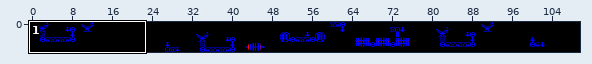
Tiled map: art/maps/level-6.tmx. The picture above shows the old version from afar; the outline marks the close-up.
Close-up. First the earlier version:
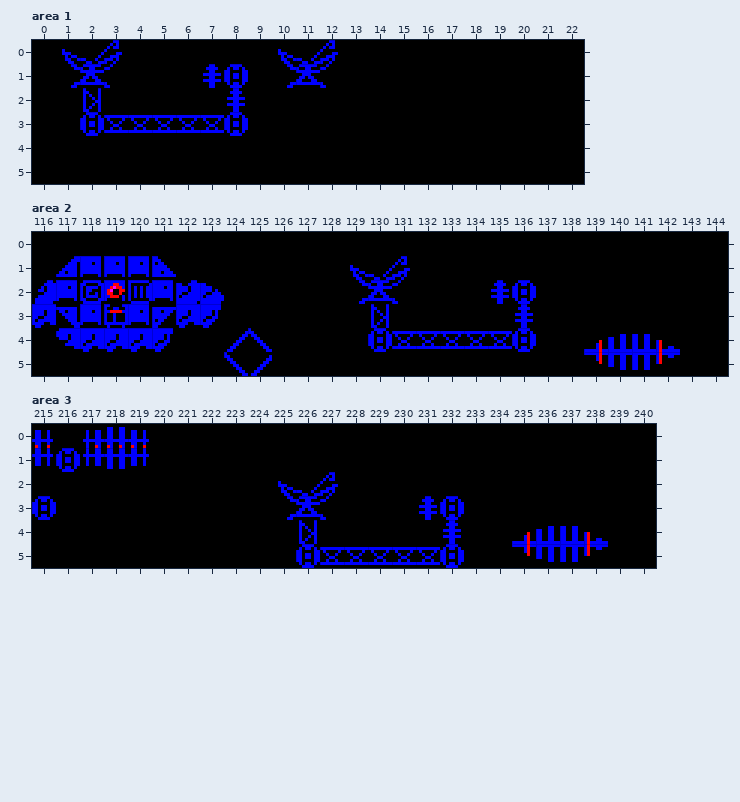
Cells are 8x8 px. Shown: area 1 x 0..22, y 0..5; area 2 x 116..144, y 0..5; area 3 x 215..240, y 0..5. The commit also changed other parts of the map, which this record leaves out.
The same view after the edit:
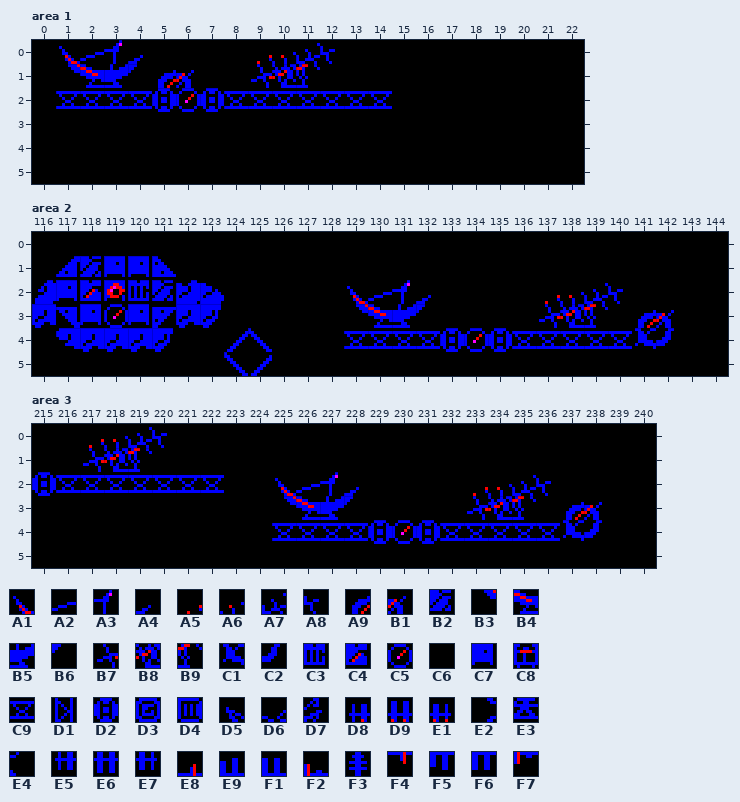
Key: from "Relay": A1 48 "Receiver dish", A2 49, A3 50, A4 51, A5 52 "Yagi array", A6 53, A7 54, A8 55, A9 56 "Feed horn", B1 57, B2 58 "Armour seam", B3 60, B4 61, B5 62, B6 63, B7 64, B8 65, B9 66, C1 68, C2 69, C3 70 "Slotted vent", C4 71 "Service hatch", C5 72 "Scanner sweep"; from "tileSet": C6 0 "Open sky", C7 1 "Hull", C8 3 "Piston", C9 16 "Dock girder", D1 17 "Dock mast", D2 19 "Coupling", D3 26 "Hatch", D4 27 "Grille", D5 36 "Telemetry dish", D6 37, D7 38, D8 41 "Radiator", D9 42, E1 43, E2 52, E3 53, E4 54, E5 57, E6 58, E7 59, E8 96 "Induction coil", E9 97, F1 98, F2 99, F3 100, F4 112, F5 113, F6 114, F7 115.
__ is an empty cell, .. an unchanged one.
What changed:
--- layer "Listening Posts", area 1
@@ x 1..14 @@
-0 D5 D6 D7 C6 .. .. .. .. C6 D5 D6 D7 .. ..
-1 E2 E3 E4 C6 C6 C6 F3 D2 C6 E2 E3 E4 .. ..
-2 C6 D1 C6 C6 C6 C6 C6 F3 C6 C6 C6 C6 C6 C6
-3 .. D2 C9 C9 C9 C9 C9 D2 .. .. .. .. .. ..
+0 A1 A2 A3 A4 .. .. .. .. A5 A6 A7 A8 .. ..
+1 B3 B4 B5 B6 A9 B1 C6 C6 B7 B8 B9 C6 .. ..
+2 C9 C9 C9 C9 D2 C5 D2 C9 C9 C9 C9 C9 C9 C9
+3 .. C6 C6 C6 C6 C6 C6 C6 .. .. .. .. .. ..
--- layer "Listening Posts", area 2
@@ x 118..142 @@
-1 C7 .. .. .. .. .. .. .. .. .. .. D5 D6 D7 .. .. .. .. .. .. .. .. .. .. ..
-2 D3 .. D4 C7 .. .. .. .. .. .. .. E2 E3 E4 C6 .. .. F3 D2 C6 C6 C6 C6 .. ..
-3 .. C8 .. .. .. .. .. .. .. .. .. C6 D1 C6 C6 .. .. .. F3 C6 C6 C6 .. C6 C6
-4 .. .. .. .. .. .. .. .. .. .. .. C6 D2 .. .. C9 C9 C9 D2 C6 C6 E8 E9 F1 F2
-5 .. .. .. .. .. .. .. .. .. .. .. .. .. .. .. .. .. .. .. .. .. F4 F5 F6 F7
+1 B2 .. .. .. .. .. .. .. .. .. .. C6 C6 C6 .. .. .. .. .. .. .. .. .. .. ..
+2 C4 .. C3 B2 .. .. .. .. .. .. .. A1 A2 A3 A4 .. .. C6 C6 A5 A6 A7 A8 .. ..
+3 .. C5 .. .. .. .. .. .. .. .. .. B3 B4 B5 B6 .. .. .. C6 B7 B8 B9 .. A9 B1
+4 .. .. .. .. .. .. .. .. .. .. .. C9 C9 .. .. D2 C5 D2 C9 C9 C9 C9 C9 C1 C2
+5 .. .. .. .. .. .. .. .. .. .. .. .. .. .. .. .. .. .. .. .. .. C6 C6 C6 C6
--- layer "Listening Posts", area 3
@@ x 215..238 @@
-0 E1 .. D8 D9 E1 C6 .. .. .. .. .. .. .. .. .. .. .. .. .. .. .. .. .. ..
-1 E7 D2 E5 E6 E7 .. .. .. .. .. .. .. .. .. .. .. .. .. .. .. .. .. .. ..
-2 C6 C6 C6 C6 C6 C6 C6 C6 .. .. D5 D6 D7 C6 .. .. .. .. C6 C6 C6 C6 .. ..
-3 D2 .. .. .. .. .. .. .. .. .. E2 E3 E4 C6 .. .. F3 D2 C6 C6 C6 .. C6 C6
-4 .. .. .. .. .. .. .. .. .. .. C6 D1 C6 C6 C6 C6 C6 F3 C6 C6 E8 E9 F1 F2
-5 .. .. .. .. .. .. .. .. .. .. .. D2 C9 C9 C9 C9 C9 D2 .. .. F4 F5 F6 F7
+0 C6 .. A5 A6 A7 A8 .. .. .. .. .. .. .. .. .. .. .. .. .. .. .. .. .. ..
+1 C6 C6 B7 B8 B9 .. .. .. .. .. .. .. .. .. .. .. .. .. .. .. .. .. .. ..
+2 D2 C9 C9 C9 C9 C9 C9 C9 .. .. A1 A2 A3 A4 .. .. .. .. A5 A6 A7 A8 .. ..
+3 C6 .. .. .. .. .. .. .. .. .. B3 B4 B5 B6 .. .. C6 C6 B7 B8 B9 .. A9 B1
+4 .. .. .. .. .. .. .. .. .. .. C9 C9 C9 C9 D2 C5 D2 C9 C9 C9 C9 C9 C1 C2
+5 .. .. .. .. .. .. .. .. .. .. .. C6 C6 C6 C6 C6 C6 C6 .. .. C6 C6 C6 C6
